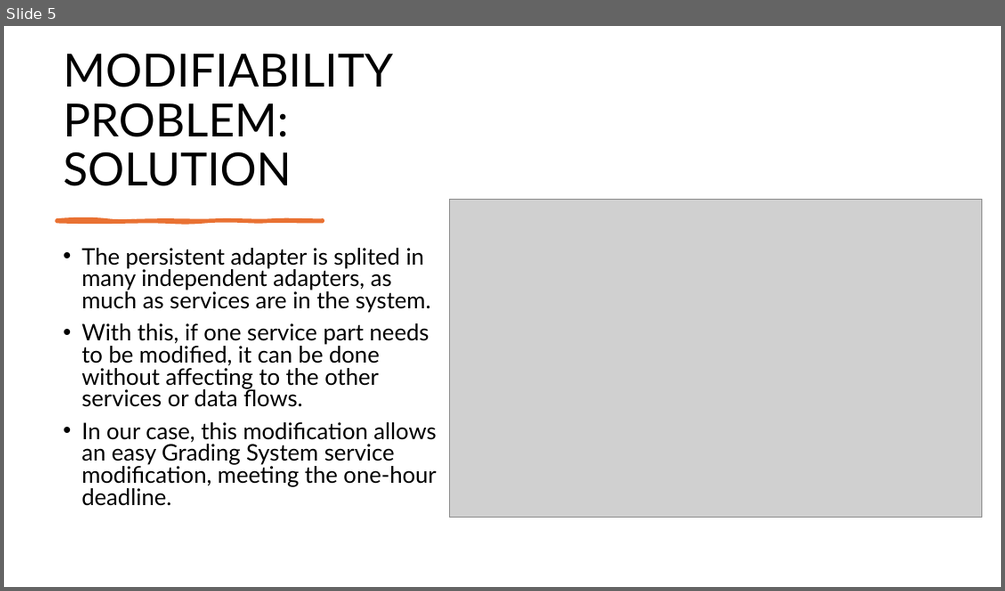
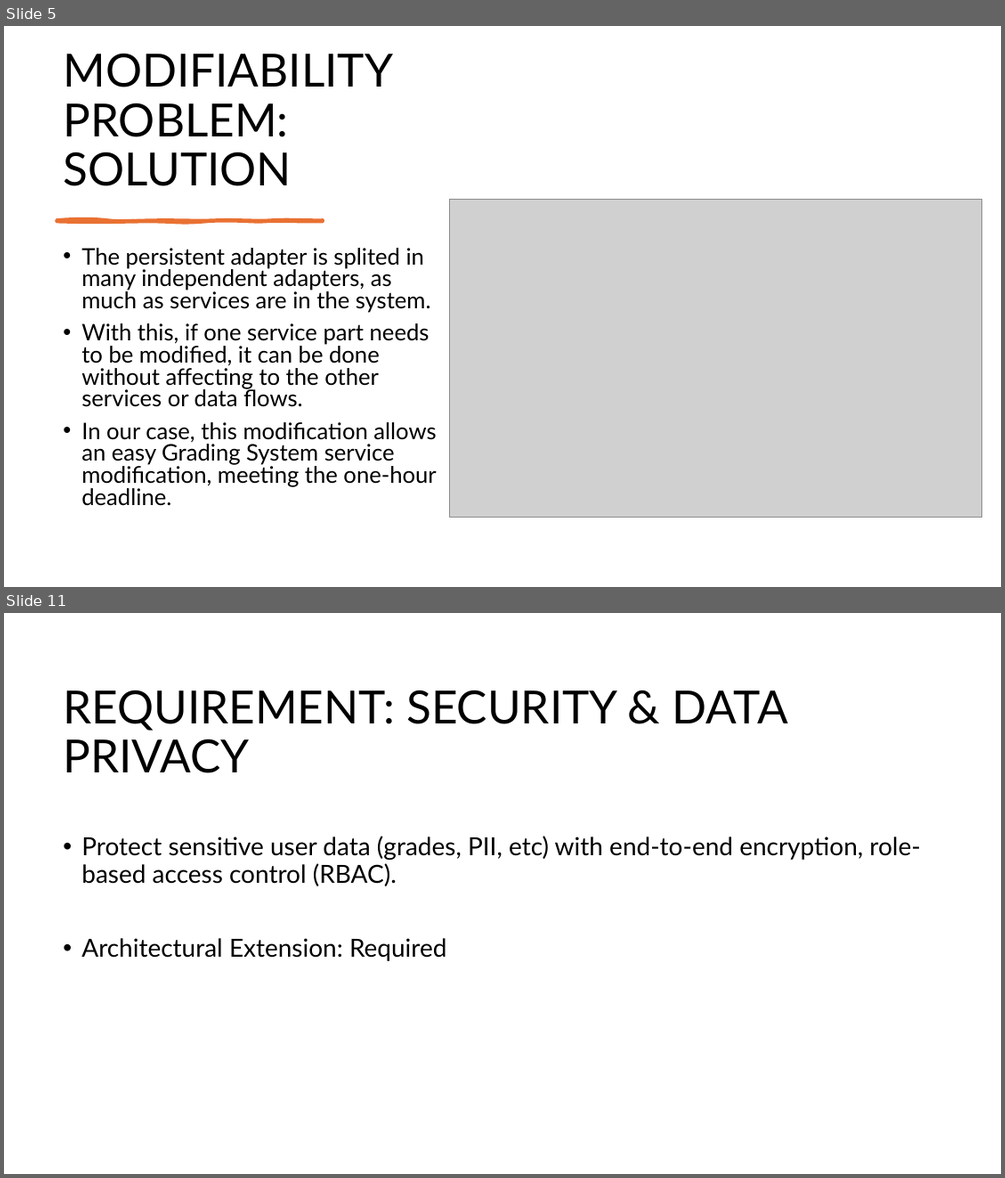
Before and after one commit to mayembe-martin/software_architecture_schedules, a slide deck: M2/Presentation_Qualities.pptx. Shown one above the other, each under a label of ours: slide 5 before the commit, slides 5 and 11 after it; the slides between them are not shown. The pictures are 1005x591 and 1005x1178 pixels, drawn with LibreOffice and Linux fonts; fonts in the diff are those of the drawing; grey boxes stand for pictures. Boxes give left, top, right and bottom in pixels: in the first picture for what was removed or moved away, otherwise in the second. Text is boxed around its words. In the diff, an @@ line names an element or a change of style, - is before the commit and + after.

```diff
--- a/M2/Presentation_Qualities.pptx
+++ b/M2/Presentation_Qualities.pptx
@@ slide 11 added at <box>4,613,1001,1174</box>, background #FFFFFF @@
@@ title added at <box>63,690,789,773</box>, 44 pt, text #000000 @@
+REQUIREMENT: SECURITY & DATA PRIVACY
@@ text added at <box>81,835,920,961</box>, 24 pt, text #000000 @@
+• Protect sensitive user data (grades, PII, etc) with end-to-end encryption, role-based access control (RBAC).
+• Architectural Extension: Required
```
Also in this commit, not shown: 7 other slides added.
